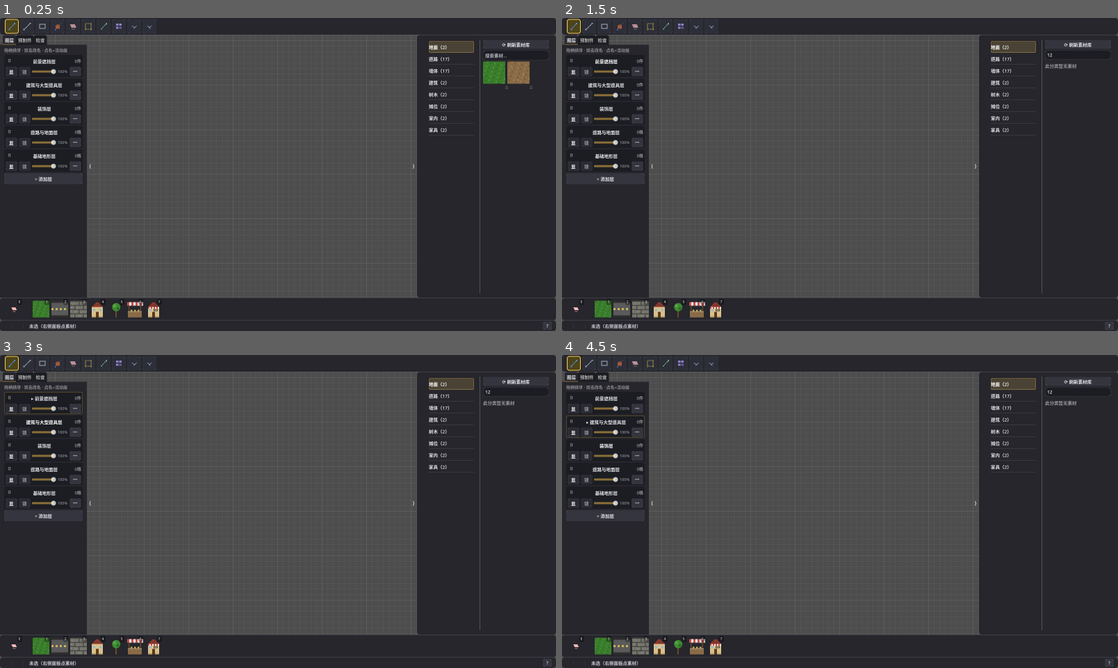
Above: before the commit, frames 1-4 (two rows, left to right).
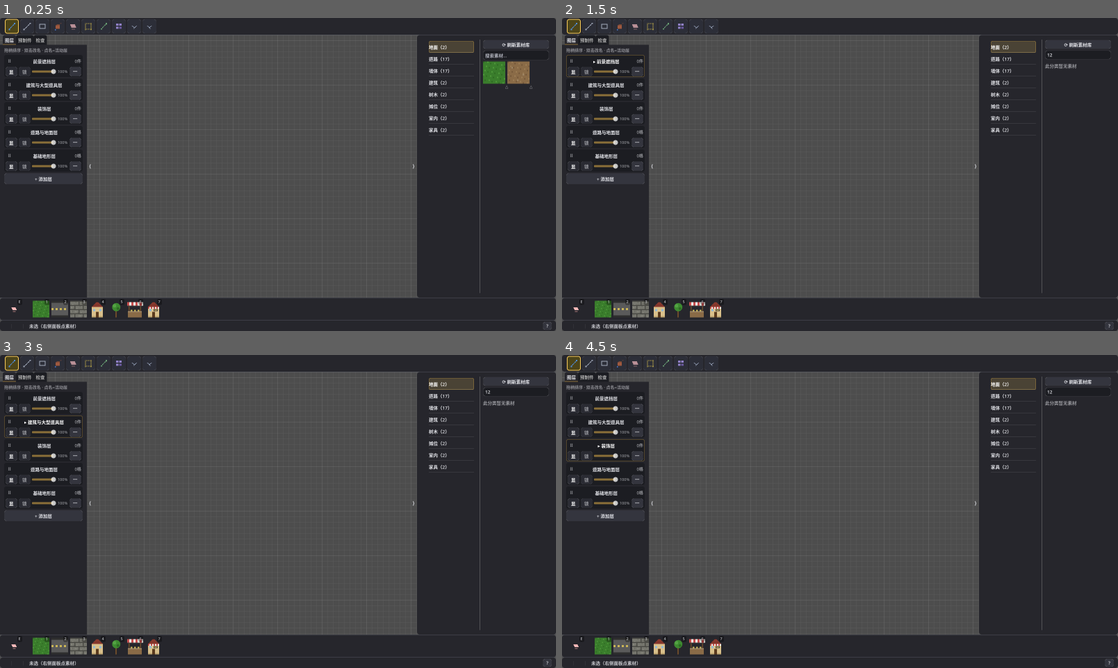
Above: after the commit, the same moments.

Repository: Xeehho/tilemason
Game: Godot game, scene res://scenes/main.tscn
The game is run twice, just before and just after one commit, with the same random seed, the same clock (stepped at 60 frames per second) and the same inputs.
Inputs (mouse positions are in pixels of both pictures, inside the frame that each line leads up to):
- Up to frame 1 (0.25 s): no input
- Up to frame 2 (1.5 s): click (1079, 55) at 0.52 s; type "12" at 0.6 s; click "前景遮挡层" at 1.25 s
- Up to frame 3 (3 s): click "▸ 前景遮挡层" at 2 s; click "建筑与大型道具层" at 2.75 s
- Up to frame 4 (4.5 s): click "▸ 建筑与大型道具层" at 3.5 s; click "装饰层" at 4.25 s

The runs differ from the first frame. In frame 1, less than 0.1% of the frame differs, in the area x 1-2%, y 13-45%; in frame 2, 0.1%; in frame 3, 0.3%, in the area x 0-15%, y 11-45%; in frame 4, 0.3%.

Commit message:
fix: 图层拖拽排序失灵与点击迟滞——拖柄勿用 Button（按模态吞拖拽），活动层单击即时生效
用户实测反馈两项（上一轮改动引入/暴露）：

1. 拖拽排序失灵：上一轮把拖柄从 Label 改成 Button 以扩大命中区，
   但 Button 按下后进入自身模态（捕获鼠标直至释放），force_drag 的
   拖拽发起被吞——彻底拖不动。回退为 Label + gui_input 直发
   force_drag（用户最初可用的路径），命中区保持 24×32 并居中显示。
   验证：手动 emit gui_input（等价真实鼠标的 GUI 分发）→ 拖拽状态
   成功置位 → 手动 drop → 层序正确移动（末层 foreground 移至目标位）。
   探针环境 parse 的鼠标事件不进 GUI 分发（键盘可、位置类不可），
   端到端路径由逻辑链分段验证覆盖。

2. 点击反应慢：名称按钮的活动层切换旧实现延迟 0.3 秒（等双击窗口
   结再生效）。切换活动层是幂等操作且双击重命名的首击切到本层属
   合理行为，取消延迟——单击立即生效（emit 后同步置位，实测即时）。

验证：check-only 全脚本 0 错误、冒烟 EXIT=0、ui_regress 12/12。

Co-authored-by: GLM <noreply@z.ai>

Diff:
--- a/src/ui/layer_panel.gd
+++ b/src/ui/layer_panel.gd
@@ -164,14 +164,18 @@
 		var row1 := HBoxContainer.new()
 		row1.add_theme_constant_override("separation", 4)
 		box.add_child(row1)
-		var grip := Button.new()
-		grip.flat = true
+		var grip := Label.new()
 		grip.text = "⠿"
-		grip.modulate = Color(1, 1, 1, 0.55)
-		grip.custom_minimum_size = Vector2(24, 32) # 拖柄命中区：曾 10×19 基本点不中（用户实测「拖拽不好使」）
+		grip.modulate.a = 0.55
+		grip.custom_minimum_size = Vector2(24, 32) # 命中区 24×32（曾 10×19 点不中）
+		grip.horizontal_alignment = HORIZONTAL_ALIGNMENT_CENTER
+		grip.vertical_alignment = VERTICAL_ALIGNMENT_CENTER
+		grip.mouse_filter = Control.MOUSE_FILTER_STOP
 		grip.tooltip_text = "按住拖动排序（上=更高层级）"
-		grip.button_down.connect(func() -> void:
-			force_drag({"layer_id": str(_layer["id"]), "from_index": _panel_index_to_layer_index()}, _make_preview()))
+		# gui_input 直发 force_drag：Button 的按模态会捕获鼠标吞掉拖拽发起（实测踩坑，勿改回 Button）
+		grip.gui_input.connect(func(event: InputEvent) -> void:
+			if event is InputEventMouseButton and (event as InputEventMouseButton).pressed 					and (event as InputEventMouseButton).button_index == MOUSE_BUTTON_LEFT:
+				force_drag({"layer_id": str(_layer["id"]), "from_index": _panel_index_to_layer_index()}, _make_preview()))
 		row1.add_child(grip)
 		_name_btn = Button.new()
 		var shown_name := str(layer.get("name", layer.get("id", "")))
@@ -293,12 +297,9 @@
 			_last_press_ms = 0
 		else:
 			_last_press_ms = now
-			# 单击 → 活动层（延迟到双击窗口结束再生效，避免双击也切层）
-			var id := str(_layer["id"])
-			get_tree().create_timer(0.3).timeout.connect(func() -> void:
-				if not _renaming and _last_press_ms != 0:
-					_panel.layer_activity_requested.emit(id)
-					_last_press_ms = 0)
+			# 单击 → 立即设活动层（幂等：双击重命名的首击切到本层属合理行为；
+			# 旧版等 0.3s 双击窗口再生效，用户实测「点击反应慢」，取消延迟）
+			_panel.layer_activity_requested.emit(str(_layer["id"]))
 
 	## 重命名：整行编辑框（§5.2：不与按钮争抢宽度——行1 名称位替换为 LineEdit 铺满）
 	func _start_rename() -> void:
